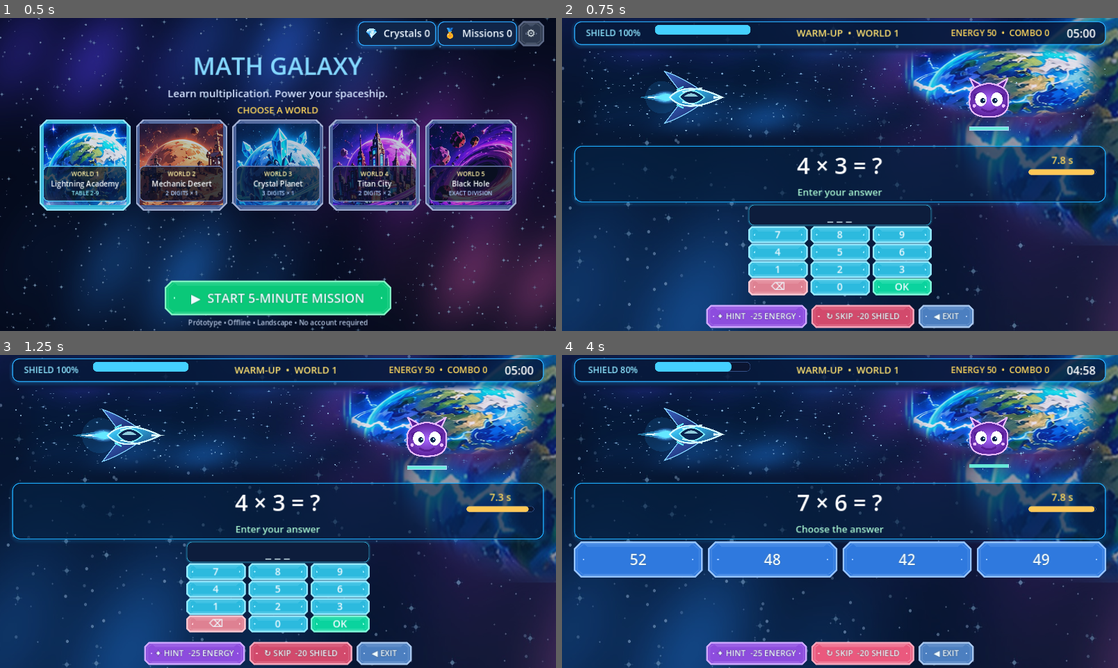
Above: before the commit, frames 1-4 (two rows, left to right).
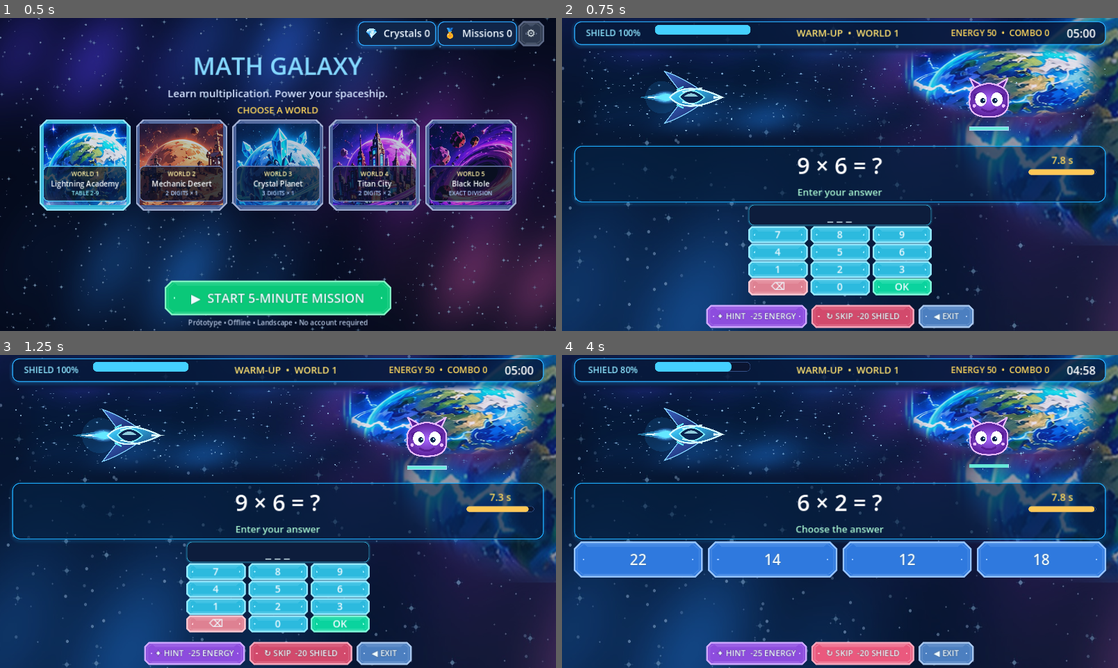
Above: after the commit, the same moments.

Repository: trun0ff/math-galaxy
Game: Godot game, scene res://scenes/Main.tscn
Same seed, same stepped clock (60 frames per second), same inputs: the game is played once before the commit and once after it.
Inputs:
- Up to frame 1 (0.5 s): no input
- Up to frame 2 (0.75 s): click "▶ START 5-MINUTE MISSION" at 0.5 s
- Up to frame 3 (1.25 s): no input
- Up to frame 4 (4 s): click "OK" at 1.25 s; click "OK" at 2 s; click "↻ SKIP -20 SHIELD" at 2.75 s; click "↻ SKIP -20 SHIELD" at 3.5 s

Frame 1 is identical in both runs. In frame 2, 0.2% of the frame differs, in the area x 42-52%, y 44-50%; in frame 3, 0.2%; in frame 4, 0.4%, in the area x 12-88%, y 44-68%.

Commit message:
Add adaptive question selection and spaced repetition

Diff:
--- /dev/null
+++ b/scripts/AdaptiveQuestionSelector.gd
@@ -0,0 +1,71 @@
+extends RefCounted
+class_name AdaptiveQuestionSelector
+
+const LEARNING_ENGINE = preload("res://scripts/LearningEngine.gd")
+const REVIEW_SCHEDULER = preload("res://scripts/ReviewScheduler.gd")
+const MATH_ENGINE = preload("res://scripts/MathEngine.gd")
+const RECENT_WINDOW := 5
+
+static func choose(world: int, skills: Dictionary, recent_keys: Array, day: int) -> Dictionary:
+	var candidates: Array[Dictionary] = []
+	if world == 1:
+		for a in range(2, 10):
+			for b in range(2, 10):
+				candidates.append({"a": a, "b": b, "answer": a * b, "sign": "×", "world": 1, "key": "1_%d_%d" % [a, b]})
+	else:
+		for i in range(48):
+			candidates.append(MATH_ENGINE.generate(world))
+	# Previously encountered tasks must remain eligible for spaced review in every world.
+	if world != 1:
+		for key in skills.keys():
+			var pieces: PackedStringArray = str(key).split("_")
+			if pieces.size() != 3 or not str(pieces[0]).is_valid_int() or int(pieces[0]) != world:
+				continue
+			if not str(pieces[1]).is_valid_int() or not str(pieces[2]).is_valid_int():
+				continue
+			var a: int = int(pieces[1])
+			var b: int = int(pieces[2])
+			if a <= 0 or b <= 0:
+				continue
+			var division: bool = world == 5
+			if division and (a % b != 0):
+				continue
+			candidates.append({"a": a, "b": b, "answer": int(a / b) if division else a * b, "sign": "÷" if division else "×", "world": world, "key": str(key)})
+	var recent: Array = recent_keys.slice(maxi(0, recent_keys.size() - RECENT_WINDOW))
+	var filtered: Array[Dictionary] = []
+	for q in candidates:
+		if recent.has(q["key"]):
+			continue
+		if world == 1 and recent.has("1_%d_%d" % [q["b"], q["a"]]):
+			continue
+		filtered.append(q)
+	if filtered.is_empty():
+		filtered = candidates
+	var pools: Dictionary = {"weak": [], "due": [], "mastered": [], "new": []}
+	for q in filtered:
+		var s: Dictionary = skills.get(q["key"], {})
+		var state: String = LEARNING_ENGINE.effective_state(s, day)
+		var category: String = "weak"
+		if int(s.get("attempts", 0)) == 0:
+			category = "new"
+		elif REVIEW_SCHEDULER.is_due(s, day):
+			category = "due"
+		elif state == "MASTERED":
+			category = "mastered"
+		pools[category].append(q)
+	# Weighted mix: weak 40%, due 30%, mastered 20%, new 10%.
+	var roll: float = randf()
+	var order: Array[String] = ["weak", "due", "mastered", "new"]
+	if roll < 0.4:
+		order = ["weak", "due", "new", "mastered"]
+	elif roll < 0.7:
+		order = ["due", "weak", "new", "mastered"]
+	elif roll < 0.9:
+		order = ["mastered", "due", "weak", "new"]
+	else:
+		order = ["new", "weak", "due", "mastered"]
+	for name in order:
+		var pool: Array = pools[name]
+		if not pool.is_empty():
+			return pool.pick_random()
+	return MATH_ENGINE.generate(world)
--- a/scripts/LearningEngine.gd
+++ b/scripts/LearningEngine.gd
@@ -1,60 +1,69 @@
 extends RefCounted
 class_name LearningEngine
 
-const SCHEMA_VERSION := 2
+const REVIEW_SCHEDULER = preload("res://scripts/ReviewScheduler.gd")
+const SCHEMA_VERSION := 3
 const FAST_SECONDS := 3.0
 const GOOD_SECONDS := 5.0
 const MAX_HISTORY := 120
-const REVIEW_DAYS := [1, 3, 7, 14, 30]
+const MASTERY_MIN_INDEPENDENT := 5
+const MASTERY_MIN_FAST := 3
+const MASTERY_MIN_DAYS := 2
+const MASTERY_MIN_MISSIONS := 2
 
 static func record(stats: Dictionary, correct: bool, reason: String, seconds: float, mode: String, hinted: bool, mission_id: int, day: int) -> Dictionary:
 	var s: Dictionary = stats.duplicate(true)
-	# Legacy counters remain intact for older saves and screens.
+	var independent: bool = correct and not hinted and mode == "numeric"
+	var fast: bool = independent and seconds <= FAST_SECONDS
+	var good: bool = independent and seconds <= GOOD_SECONDS
+	var failed: bool = not correct
+	# Retain the legacy aggregate fields for existing save files.
 	s["attempts"] = int(s.get("attempts", 0)) + 1
 	s["correct"] = int(s.get("correct", 0)) + (1 if correct else 0)
 	s["wrong"] = int(s.get("wrong", 0)) + (0 if correct else 1)
 	s["hints"] = int(s.get("hints", 0)) + (1 if hinted else 0)
 	s["total_ms"] = int(s.get("total_ms", 0)) + roundi(seconds * 1000.0)
-	var independent: bool = correct and not hinted and mode == "numeric"
-	var fast: bool = independent and seconds <= FAST_SECONDS
 	s["fast"] = int(s.get("fast", 0)) + (1 if fast else 0)
 	s["independent_correct"] = int(s.get("independent_correct", 0)) + (1 if independent else 0)
 	s["choice_correct"] = int(s.get("choice_correct", 0)) + (1 if correct and mode == "choices" else 0)
 	s["hinted_correct"] = int(s.get("hinted_correct", 0)) + (1 if correct and hinted else 0)
 	s["skips"] = int(s.get("skips", 0)) + (1 if reason == "skip" else 0)
 	s["timeouts"] = int(s.get("timeouts", 0)) + (1 if reason == "timeout" else 0)
-	var history: Array = s.get("history", [])
+	var history: Array = s.get("history", []).duplicate(true)
 	history.append({"day": day, "mission": mission_id, "correct": correct, "seconds": seconds, "mode": mode, "hinted": hinted, "reason": reason})
 	if history.size() > MAX_HISTORY:
 		history = history.slice(history.size() - MAX_HISTORY)
 	s["history"] = history
-	var days: Dictionary = s.get("successful_days", {})
+	var days: Dictionary = s.get("successful_days", {}).duplicate(true)
+	var missions: Dictionary = s.get("successful_missions", {}).duplicate(true)
 	if independent:
 		days[str(day)] = true
+		missions[str(mission_id)] = true
 	s["successful_days"] = days
-	var missions: Dictionary = s.get("successful_missions", {})
-	if independent:
-		missions[str(mission_id)] = true
 	s["successful_missions"] = missions
 	var recent_failures: int = 0
 	for i in range(maxi(0, history.size() - 5), history.size()):
 		if not bool(history[i].get("correct", false)):
 			recent_failures += 1
-	var prior_state: String = str(s.get("state", "NEW"))
-	var ready: bool = int(s["independent_correct"]) >= 5 and int(s["fast"]) >= 3 and days.size() >= 2 and missions.size() >= 2
-	if ready and recent_failures == 0:
+	var previous: String = str(s.get("state", "NEW"))
+	var ready: bool = int(s["independent_correct"]) >= MASTERY_MIN_INDEPENDENT and int(s["fast"]) >= MASTERY_MIN_FAST and days.size() >= MASTERY_MIN_DAYS and missions.size() >= MASTERY_MIN_MISSIONS
+	if failed and (previous == "MASTERED" or previous == "REVIEW_REQUIRED"):
+		s["state"] = "REVIEW_REQUIRED"
+	elif ready and recent_failures == 0 and good:
 		s["state"] = "MASTERED"
-	elif prior_state == "MASTERED" or (prior_state == "REVIEW_REQUIRED" and recent_failures > 0):
+	elif previous == "MASTERED" and not good:
+		s["state"] = "REVIEW_REQUIRED"
+	elif previous == "REVIEW_REQUIRED" and recent_failures > 0:
 		s["state"] = "REVIEW_REQUIRED"
 	elif int(s["independent_correct"]) >= 2:
 		s["state"] = "PRACTICING"
 	else:
 		s["state"] = "LEARNING"
-	var stage: int = int(s.get("review_stage", 0))
-	if independent and seconds <= GOOD_SECONDS:
-		stage = mini(stage + 1, REVIEW_DAYS.size() - 1)
-	elif not correct:
-		stage = maxi(0, stage - 1)
-	s["review_stage"] = stage
-	s["next_review_day"] = day + REVIEW_DAYS[stage] if correct else day + 1
+	s = REVIEW_SCHEDULER.schedule(s, day, good, failed)
 	return s
+
+static func effective_state(stats: Dictionary, day: int) -> String:
+	var state: String = str(stats.get("state", "NEW"))
+	if state == "MASTERED" and REVIEW_SCHEDULER.is_due(stats, day):
+		return "REVIEW_REQUIRED"
+	return state
--- a/scripts/Main.gd
+++ b/scripts/Main.gd
@@ -1,6 +1,7 @@
 extends Control
 
 const LEARNING_ENGINE = preload("res://scripts/LearningEngine.gd")
+const ADAPTIVE_SELECTOR = preload("res://scripts/AdaptiveQuestionSelector.gd")
 const SCENE_SCRIPT = preload("res://scripts/SpaceScene.gd")
 const KEYPAD_SCRIPT = preload("res://scripts/ui/NeonKeypad.gd")
 const FANCY_BUTTON = preload("res://scripts/ui/FancyButton.gd")
@@ -39,6 +40,7 @@
 var finished: bool = false
 var paused: bool = false
 var last_key: String = ""
+var recent_keys: Array[String] = []
 var pending_defeat: bool = false
 
 var header: Label
@@ -319,6 +321,7 @@
 	transition_delay = 0.0
 	question_active = false
 	last_key = ""
+	recent_keys.clear()
 	pending_defeat = false
 	finished = false
 	paused = false
@@ -439,27 +442,12 @@
 	timer_bar.value = maxf(0.0, question_limit - question_elapsed)
 
 func choose_question() -> Dictionary:
+	var today: int = int(Time.get_unix_time_from_system() / 86400.0)
 	if phase >= 3 and not queue.is_empty() and randf() < 0.75:
-		return queue.pop_front()
-	var skills: Dictionary = progress.get("skills", {})
-	var candidates: Array[Dictionary] = []
-	for i in range(12):
-		var q: Dictionary = MathEngine.generate(world)
-		if q["key"] == last_key:
-			continue
-		candidates.append(q)
-	if candidates.is_empty():
-		return MathEngine.generate(world)
-	candidates.shuffle()
-	candidates.sort_custom(func(a: Dictionary,b: Dictionary): return skill_priority(a, skills) > skill_priority(b, skills))
-	return candidates[0] if randf() < 0.7 else candidates[randi_range(0, candidates.size()-1)]
-
-func skill_priority(q: Dictionary, skills: Dictionary) -> float:
-	var s: Dictionary = skills.get(q["key"], {})
-	var attempts: int = s.get("attempts", 0)
-	if attempts == 0:
-		return 1.5
-	return (float(s.get("wrong", 0)) + 1.0) / (float(attempts) + 1.0) + 1.0 / (1.0 + float(s.get("fast",0)))
+		var pending: Dictionary = queue.pop_front()
+		if not recent_keys.has(str(pending.get("key", ""))):
+			return pending
+	return ADAPTIVE_SELECTOR.choose(world, progress.get("skills", {}), recent_keys, today)
 
 func next_question() -> void:
 	if finished: return
@@ -468,6 +456,9 @@
 		return
 	question = choose_question()
 	last_key = question["key"]
+	recent_keys.append(last_key)
+	if recent_keys.size() > 5:
+		recent_keys.pop_front()
 	question_elapsed = 0.0
 	question_limit = [8.0, 20.0, 35.0, 60.0, 45.0][world - 1]
 	if phase == 1:
@@ -626,7 +617,7 @@
 	finish_mission()
 
 func save_progress() -> void:
-	progress["schema_version"] = 2
+	progress["schema_version"] = 3
 	var file := FileAccess.open(SAVE_PATH, FileAccess.WRITE)
 	if file != null:
 		file.store_string(JSON.stringify(progress))
@@ -641,4 +632,4 @@
 	if typeof(parsed) == TYPE_DICTIONARY:
 		progress = parsed
 		if not progress.has("skills"): progress["skills"] = {}
-	progress["schema_version"] = 2
+	progress["schema_version"] = 3
--- /dev/null
+++ b/scripts/ReviewScheduler.gd
@@ -0,0 +1,21 @@
+extends RefCounted
+class_name ReviewScheduler
+
+const INTERVAL_DAYS := [1, 3, 7, 14, 30]
+
+static func is_due(stats: Dictionary, day: int) -> bool:
+	return int(stats.get("attempts", 0)) > 0 and int(stats.get("next_review_day", day + 1)) <= day
+
+static func schedule(stats: Dictionary, day: int, independent_good: bool, failed: bool) -> Dictionary:
+	var result: Dictionary = stats.duplicate(true)
+	var stage: int = clampi(int(result.get("review_stage", -1)), -1, INTERVAL_DAYS.size() - 1)
+	if failed:
+		stage = -1
+		result["next_review_day"] = day + 1
+	elif independent_good:
+		stage = mini(stage + 1, INTERVAL_DAYS.size() - 1)
+		result["next_review_day"] = day + INTERVAL_DAYS[stage]
+	elif not result.has("next_review_day"):
+		result["next_review_day"] = day + 1
+	result["review_stage"] = stage
+	return result
Not shown, added: scripts/AdaptiveQuestionSelector.gd.uid
Not shown, added: scripts/ReviewScheduler.gd.uid
